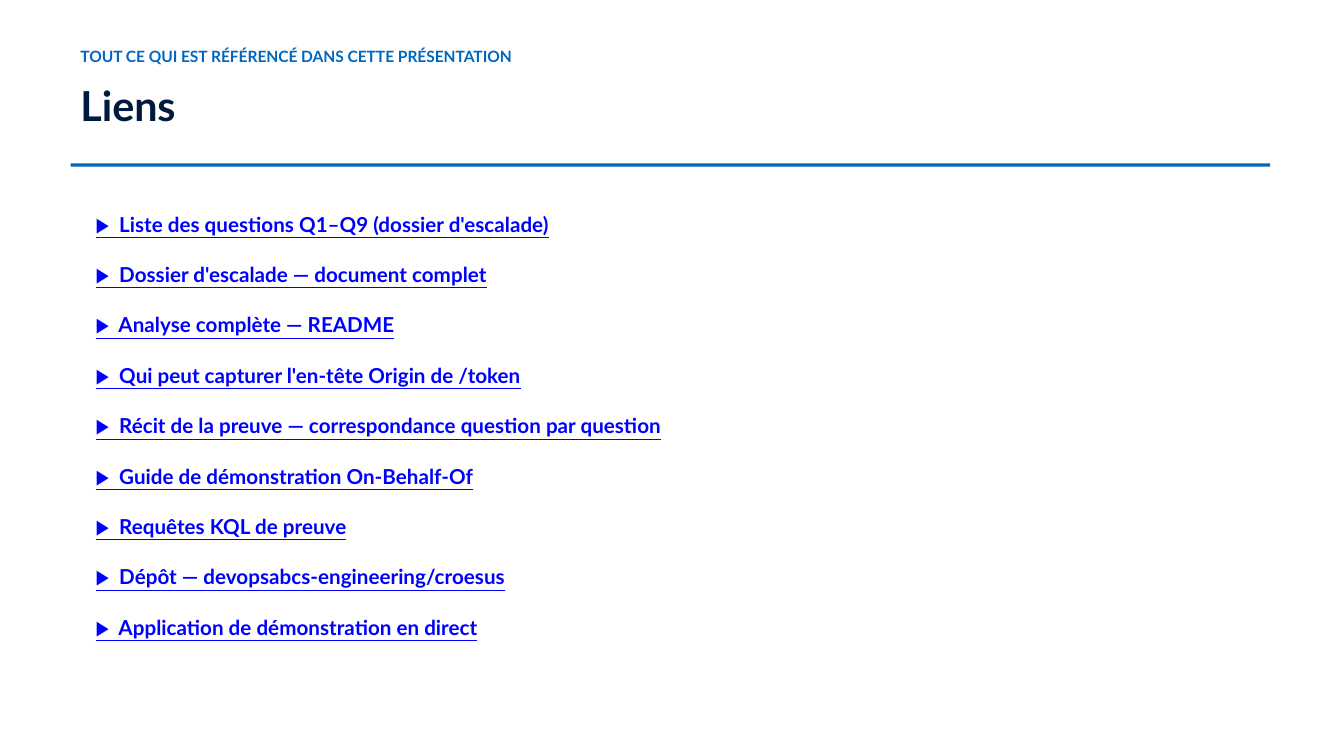
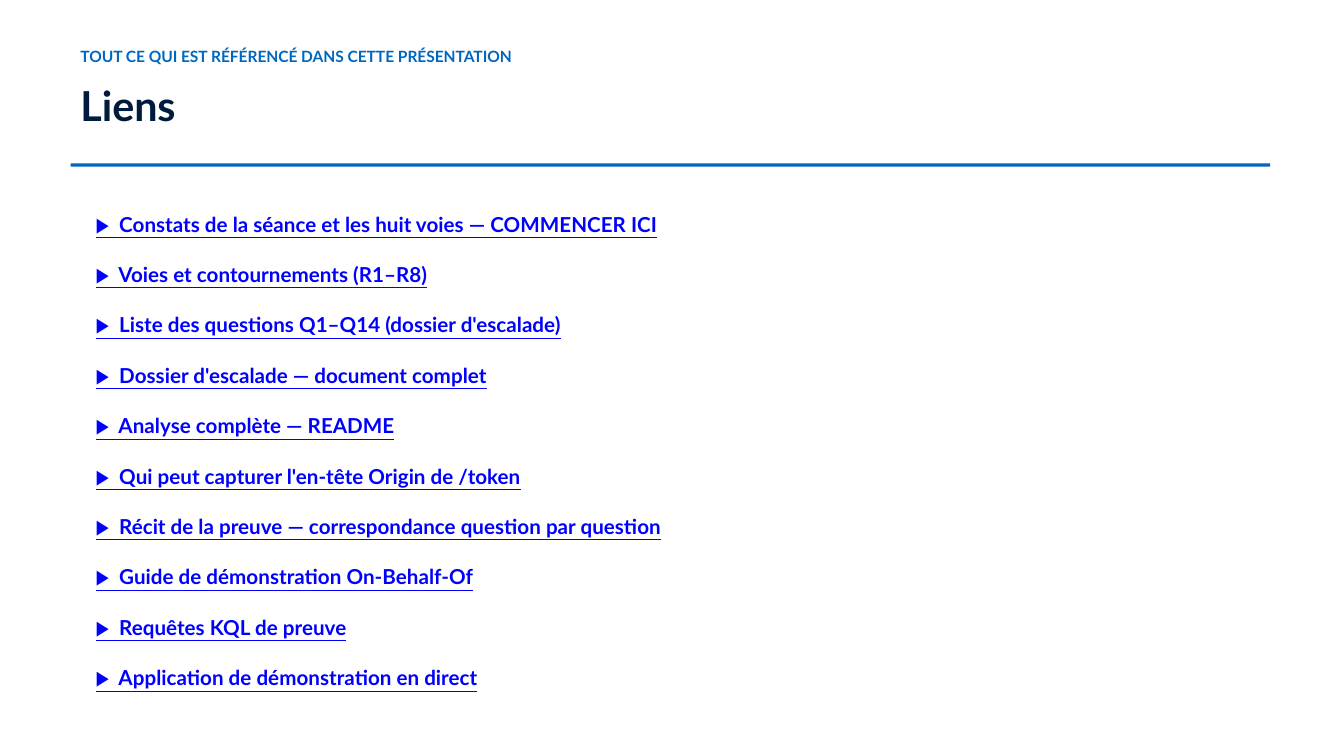
Before and after one commit to devopsabcs-engineering/croesus, a slide deck: slide 14 of docs/deck/croesus-session-deck-fr.pptx. Drawn at 1344x756 pixels with LibreOffice and Linux fonts; fonts in the diff are those of the drawing. Boxes give left, top, right and bottom in pixels: in the first picture for what was removed or moved away, otherwise in the second. Text is boxed around its words. In the diff, an @@ line names an element or a change of style, - is before the commit and + after.

Commit message:
Update evidence narrative and registration shape panel with findings from Croesus session
- Revised the evidence narrative to reflect the updated date and key findings from the three-way session with Croesus, emphasizing the type mismatch in application registration.
- Enhanced the RegistrationShapePanel component to clarify the distinction between `spa` and `web` platform registrations, including new findings and implications for GPD Central.
- Added a new document detailing the findings from the three-way session, outlining the current state, open questions, and potential routes for resolution.

```diff
--- a/docs/deck/croesus-session-deck-fr.pptx
+++ b/docs/deck/croesus-session-deck-fr.pptx
@@ text at (x1=119, y1=216, x2=657, y2=232): text changed @@
-▶ Liste des questions Q1–Q9 (dossier d'escalade)
+▶ Constats de la séance et les huit voies — COMMENCER ICI
@@ text added at (x1=118, y1=266, x2=427, y2=285), 14.7 pt, text #0000FF, bold, underline @@
+▶ Voies et contournements (R1–R8)
@@ text added at (x1=119, y1=316, x2=561, y2=336), 14.7 pt, text #0000FF, bold, underline @@
+▶ Liste des questions Q1–Q14 (dossier d'escalade)
@@ text removed at (x1=119, y1=417, x2=661, y2=437) @@
-▶ Récit de la preuve — correspondance question par question
@@ text at (x1=119, y1=518, x2=661, y2=538): text changed @@
-▶ Requêtes KQL de preuve
+▶ Récit de la preuve — correspondance question par question
@@ 4 texts moved together from (x1=118, y1=266, x2=520, y2=484) to (x1=118, y1=367, x2=520, y2=584) @@
@@ text removed at (x1=119, y1=568, x2=504, y2=588) @@
-▶ Dépôt — devopsabcs-engineering/croesus
@@ text added at (x1=119, y1=619, x2=346, y2=639), 14.7 pt, text #0000FF, bold, underline @@
+▶ Requêtes KQL de preuve
@@ text "▶ Application de démonstration en ..." moved from (x1=118, y1=619, x2=477, y2=639) to (x1=118, y1=669, x2=477, y2=689) @@
```
Also in this commit, not shown: 10 other slides changed, 8 other files.
